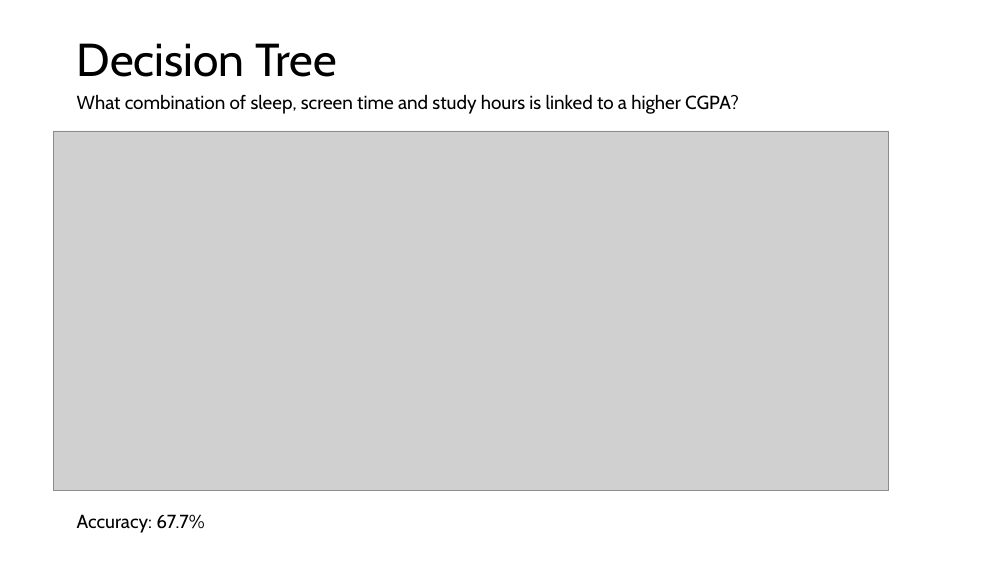
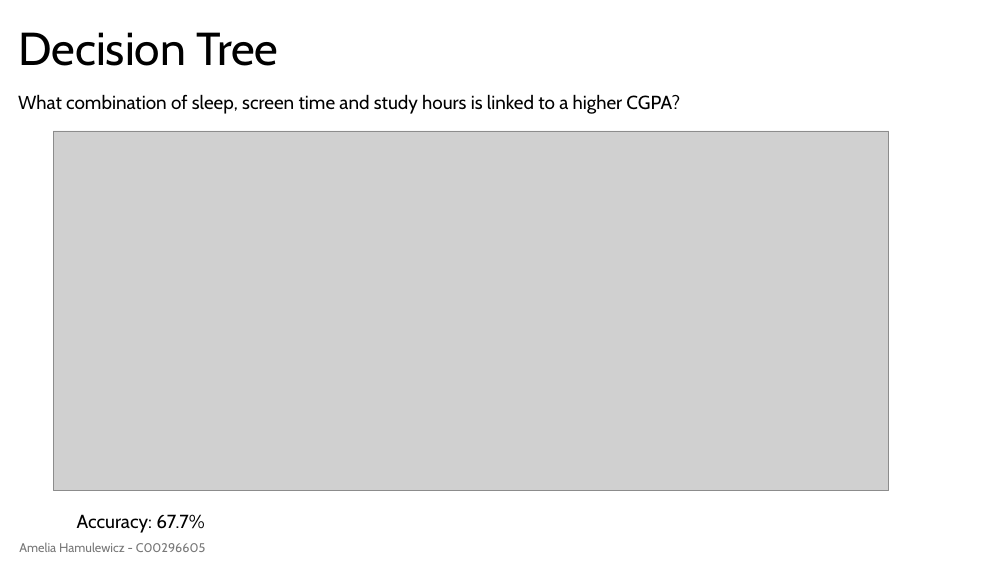
Before and after one commit to amelia720/Data-Science-Portfolio-Amelia-Hamulewicz, a slide deck: slide 3 of docs/Irish Property Prices and Student Habits.pptx (slide 5 before the commit). Drawn at 1008x567 pixels with LibreOffice and Linux fonts; fonts in the diff are those of the drawing; grey boxes stand for pictures. Boxes give left, top, right and bottom in pixels: in the first picture for what was removed or moved away, otherwise in the second. Text is boxed around its words. In the diff, an @@ line names an element or a change of style, - is before the commit and + after.

```diff
--- a/docs/Irish Property Prices and Student Habits.pptx
+++ b/docs/Irish Property Prices and Student Habits.pptx
@@ title "Decision Tree": place and size @@
-title "Decision Tree" at <box>77,43,337,77</box>
+title "Decision Tree" at <box>18,32,278,66</box>
@@ text "What combination of sleep, screen ...": place and size @@
-text "What combination of sleep, screen ..." at <box>77,94,739,114</box>
+text "What combination of sleep, screen ..." at <box>18,94,680,114</box>
@@ text added at <box>19,542,206,552</box>, 12 pt, text #797979 @@
+Amelia Hamulewicz - C00296605
```
Also in this commit, not shown: 3 other slides changed, 3 slides removed, 2 other files.
